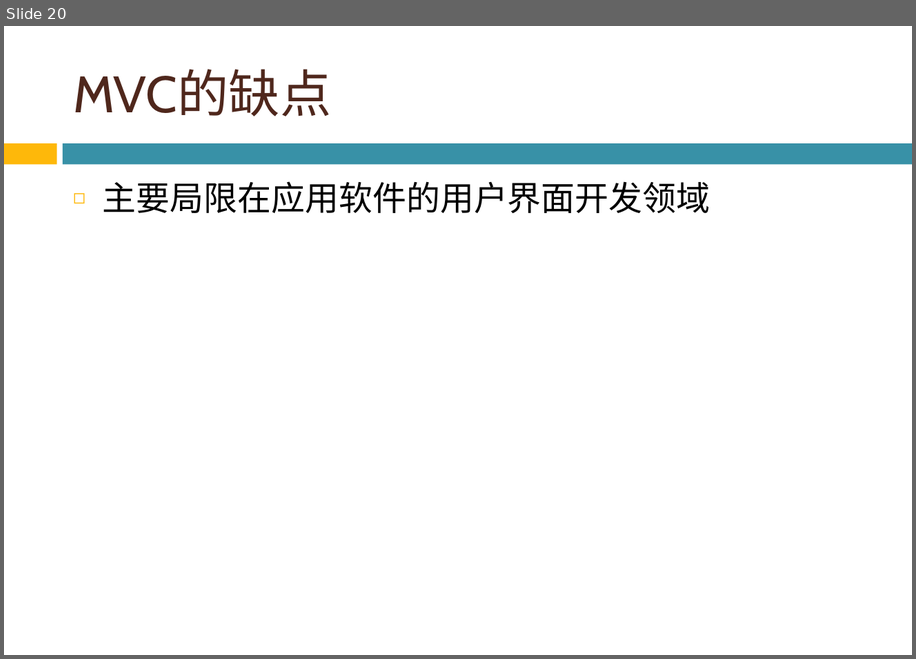
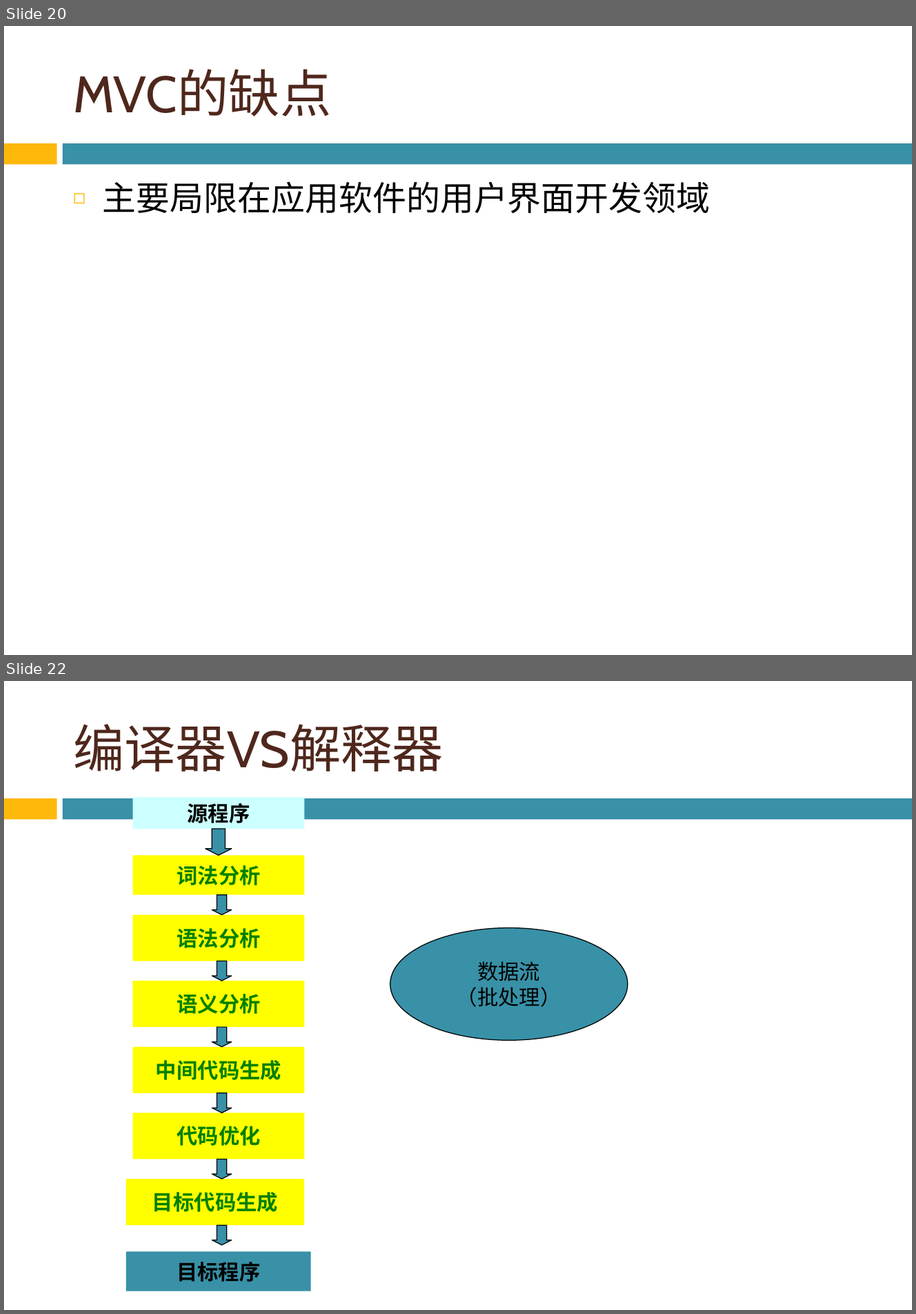
Before and after one commit to bonkboykz/jz81.github.io, a slide deck: course/smt/LectureNotes/(Spring2016)Lecture5.pptx. Shown one above the other, each under a label of ours: slide 20 before the commit, slides 20 and 22 after it; the slides between them are not shown. The pictures are 916x659 and 916x1314 pixels, drawn with LibreOffice and Linux fonts; fonts in the diff are those of the drawing; background and template pictures are left out. Boxes give left, top, right and bottom in pixels: in the first picture for what was removed or moved away, otherwise in the second. Text is boxed around its words. In the diff, an @@ line names an element or a change of style, - is before the commit and + after.

```diff
--- a/course/smt/LectureNotes/(Spring2016)Lecture5.pptx
+++ b/course/smt/LectureNotes/(Spring2016)Lecture5.pptx
@@ slide 22 added at box(4, 681, 912, 1310), background picture (left out); not listed: 2 template elements that a slide beside it also shows @@
@@ title added at box(73, 724, 444, 771), 44 pt, text #4F271C @@
+编译器VS解释器
@@ rectangle added at box(133, 798, 305, 829), fill #CCFFFF, 18 pt, text #000000, bold @@
+源程序
@@ down arrow added at box(205, 829, 232, 855), fill #3891A7, outline #000000 0.75 pt @@
@@ rectangle added at box(133, 856, 305, 895), fill #FFFF00, 18 pt, text #008000, bold @@
+词法分析
@@ down arrow added at box(212, 895, 232, 915), fill #3891A7, outline #000000 0.75 pt @@
@@ rectangle added at box(133, 915, 305, 961), fill #FFFF00, 18 pt, text #008000, bold @@
+语法分析
@@ ellipse added at box(390, 927, 628, 1040), fill #3891A7, outline #000000 0.75 pt, 18 pt, text #000000 @@
+数据流
+（批处理）
@@ down arrow added at box(212, 961, 232, 981), fill #3891A7, outline #000000 0.75 pt @@
@@ rectangle added at box(133, 980, 305, 1027), fill #FFFF00, 18 pt, text #008000, bold @@
+语义分析
@@ down arrow added at box(212, 1027, 232, 1047), fill #3891A7, outline #000000 0.75 pt @@
@@ rectangle added at box(133, 1047, 305, 1093), fill #FFFF00, 18 pt, text #008000, bold @@
+中间代码生成
@@ down arrow added at box(212, 1093, 232, 1113), fill #3891A7, outline #000000 0.75 pt @@
@@ rectangle added at box(133, 1113, 305, 1159), fill #FFFF00, 18 pt, text #008000, bold @@
+代码优化
@@ down arrow added at box(212, 1159, 232, 1179), fill #3891A7, outline #000000 0.75 pt @@
@@ rectangle added at box(126, 1179, 305, 1225), fill #FFFF00, 18 pt, text #008000, bold @@
+目标代码生成
@@ down arrow added at box(212, 1225, 232, 1245), fill #3891A7, outline #000000 0.75 pt @@
@@ rectangle added at box(126, 1251, 311, 1290), fill #3891A7, 18 pt, text #000000, bold @@
+目标程序
```
Also in this commit, not shown: 25 other slides added, 2 other files.
